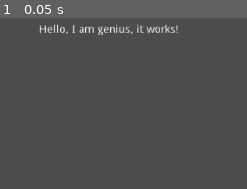
Above: before the commit, frame 1.
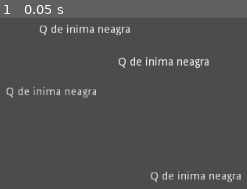
Above: after the commit, the same moment.

Repository: f24816/roguelike
Game: Godot game, scene res://Node2D.tscn
Two runs of this game, one before a commit and one after it. Both use one fixed random seed, a clock stepped at 60 frames per second and the inputs below.
Inputs:
- Up to frame 1 (0.05 s): no input

The runs differ from the first frame. In frame 1, 3.8% of the frame differs, in the area x 2-98%, y 3-96%.

Commit message:
signals

Diff:
--- a/Carte.gd
+++ b/Carte.gd
@@ -1,8 +1,5 @@
 extends Node2D
-signal spawn_man
 
 func _ready():
 	randomize()
 	position = Vector2(rand_range(0,500), rand_range(0,500))
-func _process(delta):
-	emit_signal("spawn_man")
--- a/Node2D.gd
+++ b/Node2D.gd
@@ -1,33 +1,39 @@
 extends Node2D
 
-
-var value = "Hello, I am genius, it works!"
-signal cardvalue(value)
-const Carte = preload("res://Carte.tscn")
 var cards = [2, 3, 4, 5, 6, 7, 8, 9, 10,"A","J","Q","K"]
 var colors = ["trefla","inima","inima neagra","romb"]
-onready var Card = get_node("Card").get_node("Label")
+var value = "Hello, I am genius, it works!"
+var i = 0
+# First we signal the cardvalue.
+signal cardvalue(value)
+# Preload the instance.
+const Carte = preload("res://Carte.tscn")
+# Set a variable with the position of the Label node.
+onready var Card = get_node("root/Node2D/Card/Label")
 
 func _ready():
-	$Card.connect("spawn_man", self, "_on_Card_spawn_man")
-	var i = 0
+	i = 0
 
-	while i < 1:
+	while i < 4:
 		i += 1
 		randomize()
 
-		var card = round(rand_range(0,13))
+		var card = round(rand_range(0,12))
 		var color = round(rand_range(0,3))
+		var cardcolor = colors[color]
+		var cardsymbol = cards[card]
 		var cardvalue = card + 2
-		var hand =[]
 
+		# Create an instance as child.
 		var GrabedInstance= Carte.instance()
 		self.add_child(GrabedInstance)
 
-		print(cards[card])
-		print(colors[color])
+		print(cardsymbol)
+		print(cardcolor)
 		print("Card value is", cardvalue)
+		value = ("%s de %s" % [cardsymbol, cardcolor])
+		# Need to change name and send signal to only 1 card.
+		# Set node location to be personal.
+		# Send value just to that one.
+		# After ading instance you can conect or emit signal with value.
 		emit_signal("cardvalue", value)
-
-func _on_Card_spawn_man():
-	pass
--- a/Node2D.tscn
+++ b/Node2D.tscn
@@ -1,10 +1,6 @@
-[gd_scene load_steps=3 format=2]
+[gd_scene load_steps=2 format=2]
 
 [ext_resource path="res://Node2D.gd" type="Script" id=1]
-[ext_resource path="res://Carte.tscn" type="PackedScene" id=2]
 
 [node name="Node2D" type="Node2D"]
 script = ExtResource( 1 )
-
-[node name="Card" parent="." instance=ExtResource( 2 )]
-visible = false
